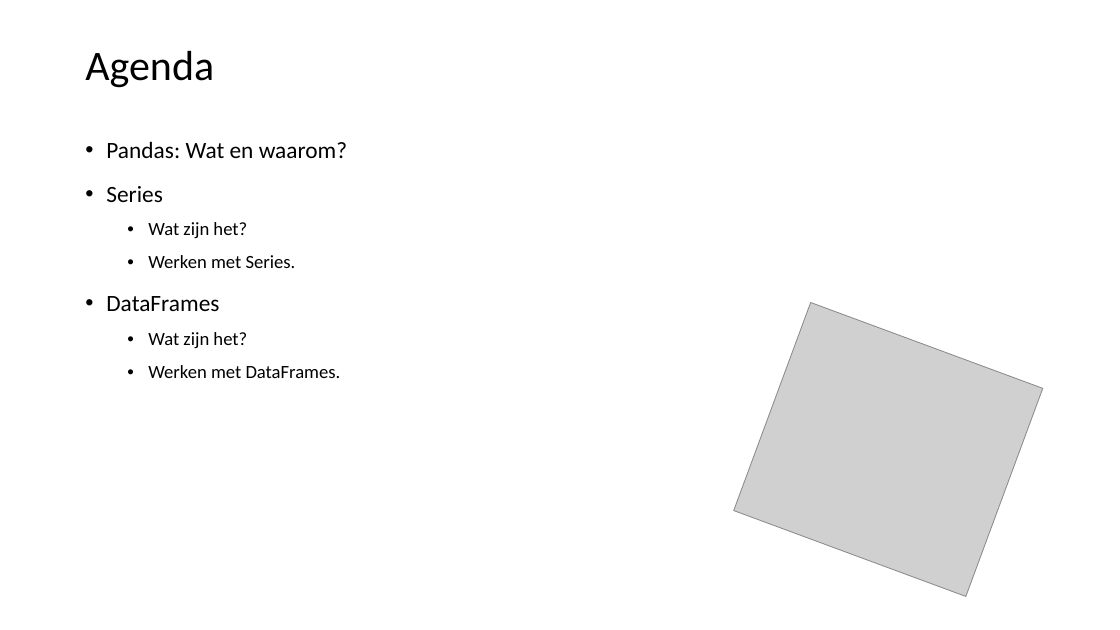
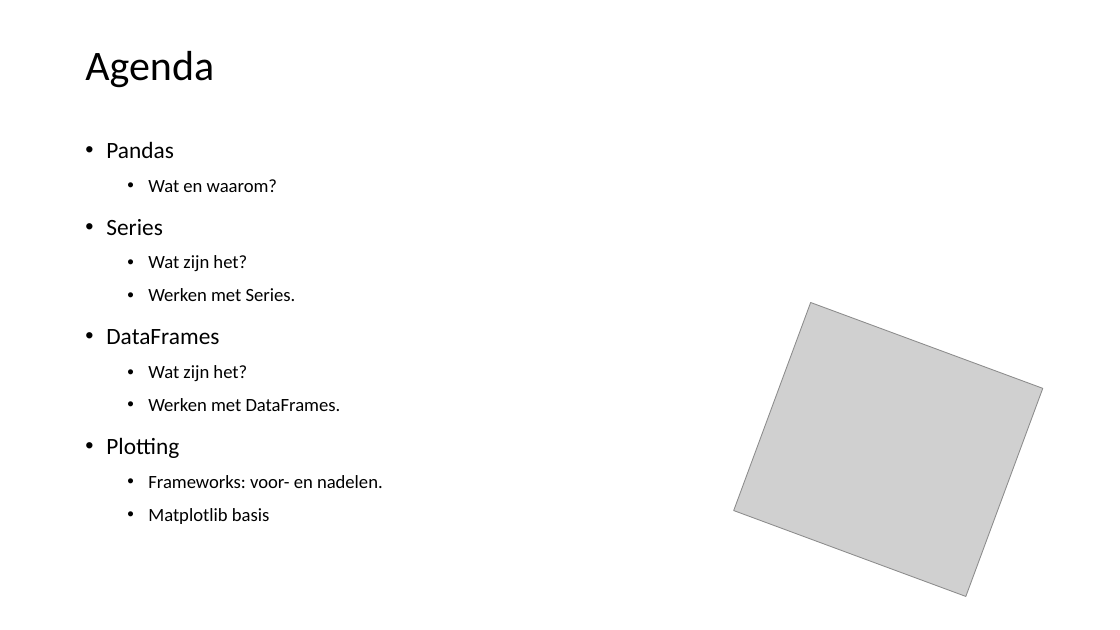
Before and after one commit to LFKoning/knowledge-sharing, a slide deck: slide 2 of python_trainees/3_pandas_plotting/python_traineeship_3.pptx. Drawn at 1120x630 pixels with LibreOffice and Linux fonts; fonts in the diff are those of the drawing; grey boxes stand for pictures. Boxes give left, top, right and bottom in pixels: in the first picture for what was removed or moved away, otherwise in the second. Text is boxed around its words. In the diff, an @@ line names an element or a change of style, - is before the commit and + after.

```diff
--- a/python_trainees/3_pandas_plotting/python_traineeship_3.pptx
+++ b/python_trainees/3_pandas_plotting/python_traineeship_3.pptx
@@ text at (x1=106, y1=141, x2=277, y2=192): text changed; size 20 to 16 pt @@
-• Pandas: Wat en waarom?
+• Pandas
+  • Wat en waarom?
@@ text at (x1=106, y1=437, x2=383, y2=524): paragraphs added @@
+• Plotting
+  • Frameworks: voor- en nadelen.
+  • Matplotlib basis
```
Also in this commit, not shown: 1 other slide changed, 14 slides added, 12 other files.
